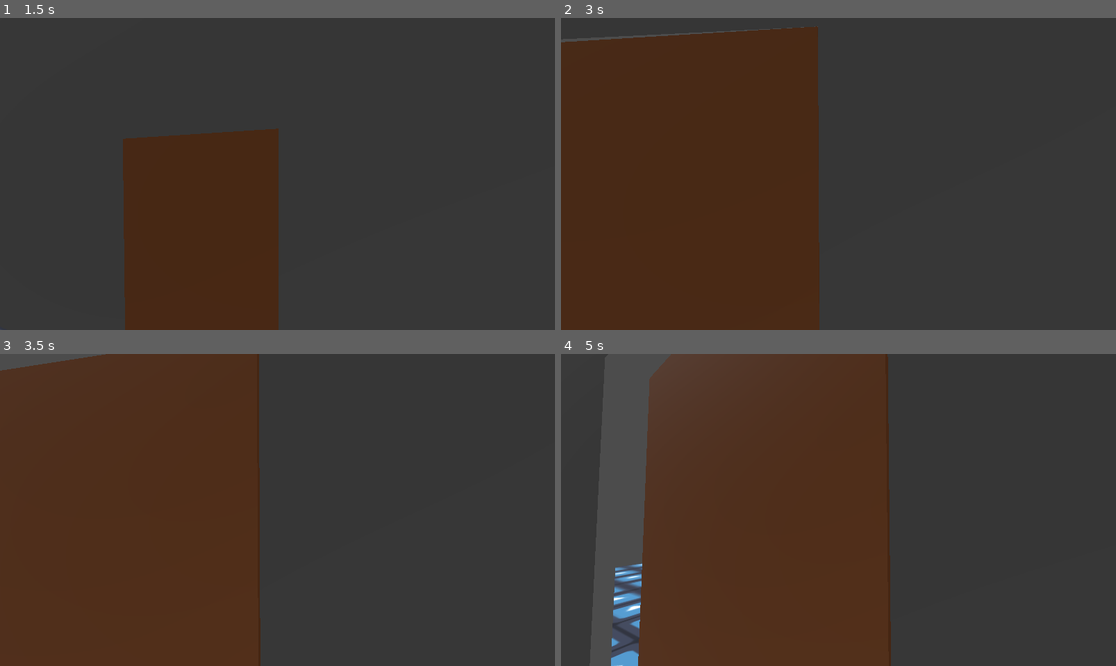
Above: before the commit, frames 1-4 (two rows, left to right).
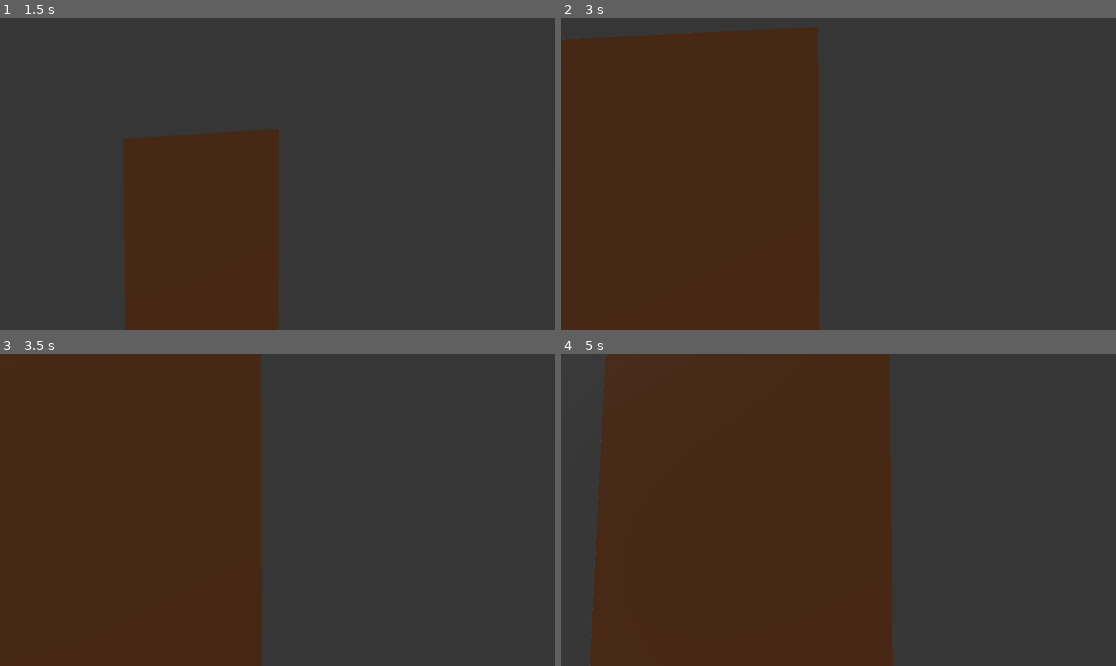
Above: after the commit, the same moments.

Repository: SoHowsLife/3d-environment-assessment
Game: Godot game, scene res://Environments/Main.tscn
Two runs of this game, one before a commit and one after it. Both use one fixed random seed, a clock stepped at 60 frames per second and the inputs below. The engine's default icon, where the game draws it, is replaced by a stand-in: a white triangle on a blue panel in a dark square.
Inputs (mouse positions are in pixels of both pictures, inside the frame that each line leads up to):
- Up to frame 1 (1.5 s): tap Enter at 0.5 s; move the mouse to (305, 174) at 0.52 s; press the mouse at (305, 174) at 0.53 s; hold W (up) from 0.53 s (still down); tap Space (jump) at 0.77 s; move the mouse to (249, 174) at 1.27 s; release the mouse at (249, 174) at 1.28 s; tap E (interact) at 1.35 s
- Up to frame 2 (3 s): keep holding W (up); tap Space (jump) at 1.52, 2.75 s; move the mouse to (849, 167) at 2.02 s; press the mouse at (849, 167) at 2.03 s; move the mouse to (832, 180) at 2.77 s; release the mouse at (832, 180) at 2.78 s; tap E (interact) at 2.85 s
- Up to frame 3 (3.5 s): keep holding W (up); tap Space (jump) at 3.02 s
- Up to frame 4 (5 s): keep holding W (up); move the mouse to (877, 513) at 3.52 s; press the mouse at (877, 513) at 3.53 s; tap Space (jump) at 3.77, 4.52 s; tap Enter at 4.25 s; move the mouse to (794, 506) at 4.27 s; release the mouse at (794, 506) at 4.28 s; tap E (interact) at 4.35 s

Frame 1 is identical in both runs. In frame 2, 0.2% of the frame differs, in the area x 0-47%, y 2-72%; in frame 3, 0.8%; in frame 4, 8.9%, in the area x 5-60%, y 0-100%.

Commit message:
Clamped the held object speed

Diff:
--- a/Assets/Mechanisms/Elevator/Elevator.tscn
+++ b/Assets/Mechanisms/Elevator/Elevator.tscn
@@ -9,6 +9,8 @@
 size = Vector3(2, 0.5, 2)
 
 [node name="Elevator" type="AnimatableBody3D" unique_id=2015601818]
+collision_layer = 2
+collision_mask = 22
 script = ExtResource("1_tvs5h")
 
 [node name="MeshInstance3D" type="MeshInstance3D" parent="." unique_id=1958278377]
--- a/Assets/Props/Ball/Ball.tscn
+++ b/Assets/Props/Ball/Ball.tscn
@@ -11,6 +11,7 @@
 [node name="Ball" type="RigidBody3D" unique_id=1374893582]
 collision_layer = 4
 collision_mask = 22
+mass = 4.0
 physics_material_override = SubResource("PhysicsMaterial_ydpkx")
 script = ExtResource("1_x8j10")
 is_holdable = true
--- a/Assets/Props/LargeBox/LargeBox.tscn
+++ b/Assets/Props/LargeBox/LargeBox.tscn
@@ -13,7 +13,7 @@
 [node name="LargeBox" type="RigidBody3D" unique_id=1374893582]
 collision_layer = 4
 collision_mask = 22
-mass = 4.0
+mass = 20.0
 physics_material_override = SubResource("PhysicsMaterial_ydpkx")
 script = ExtResource("1_hinu5")
 
--- a/Assets/Props/prop.gd
+++ b/Assets/Props/prop.gd
@@ -2,7 +2,9 @@
 extends RigidBody3D
 
 # The amount of force applied to held objects
-const HOLD_FORCE = 250
+const HOLD_FORCE = 200
+# Max force of a held object
+const MAX_FORCE = 400
 
 # Determine if the player can hold this object
 @export var is_holdable : bool = false
@@ -13,7 +15,7 @@
 	# If player is holding this object, update the position of the object
 	if is_held:
 		var target_position = target.global_position
-		var speed = HOLD_FORCE * global_position.distance_to(target_position)
+		var speed = clamp(HOLD_FORCE * global_position.distance_to(target_position), 0.0, MAX_FORCE)
 		var direction = global_position.direction_to(target_position)
 		linear_velocity = Vector3.ZERO
 		apply_central_force(speed * direction)
@@ -32,5 +34,5 @@
 func release() -> void:
 	if is_holdable:
 		is_held = false
-		linear_velocity = Vector3.ZERO
+		#linear_velocity = Vector3.ZERO
 		gravity_scale = 1
--- a/Environments/Main.tscn
+++ b/Environments/Main.tscn
@@ -42,6 +42,8 @@
 [node name="Stage" type="Node3D" parent="." unique_id=1859351581]
 
 [node name="Ground" type="StaticBody3D" parent="Stage" unique_id=761815712]
+collision_layer = 2
+collision_mask = 22
 
 [node name="GroundCollider" type="CollisionShape3D" parent="Stage/Ground" unique_id=843675387]
 transform = Transform3D(1, 0, 0, 0, 1, 0, 0, 0, 1, 0, -0.5, 0)
